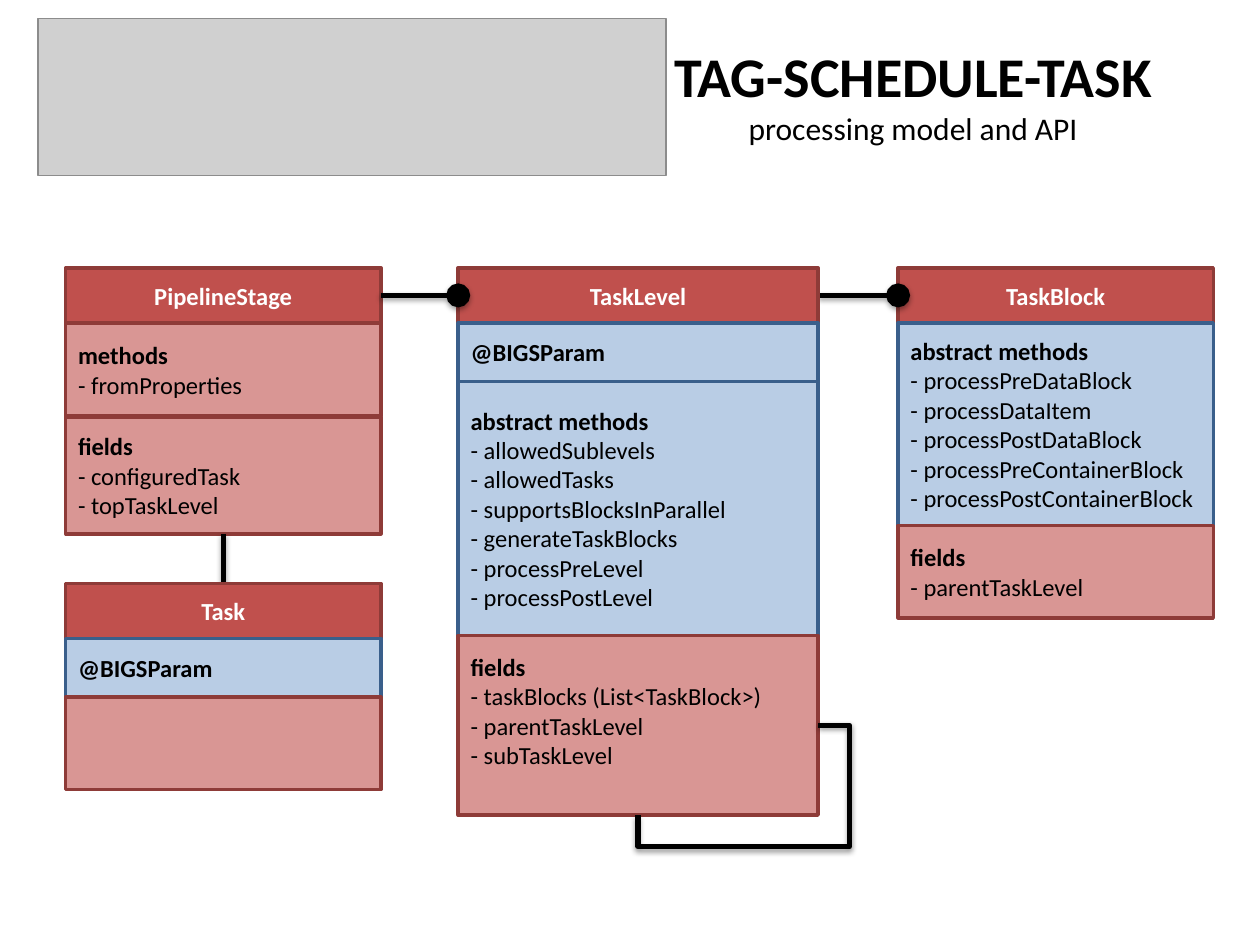
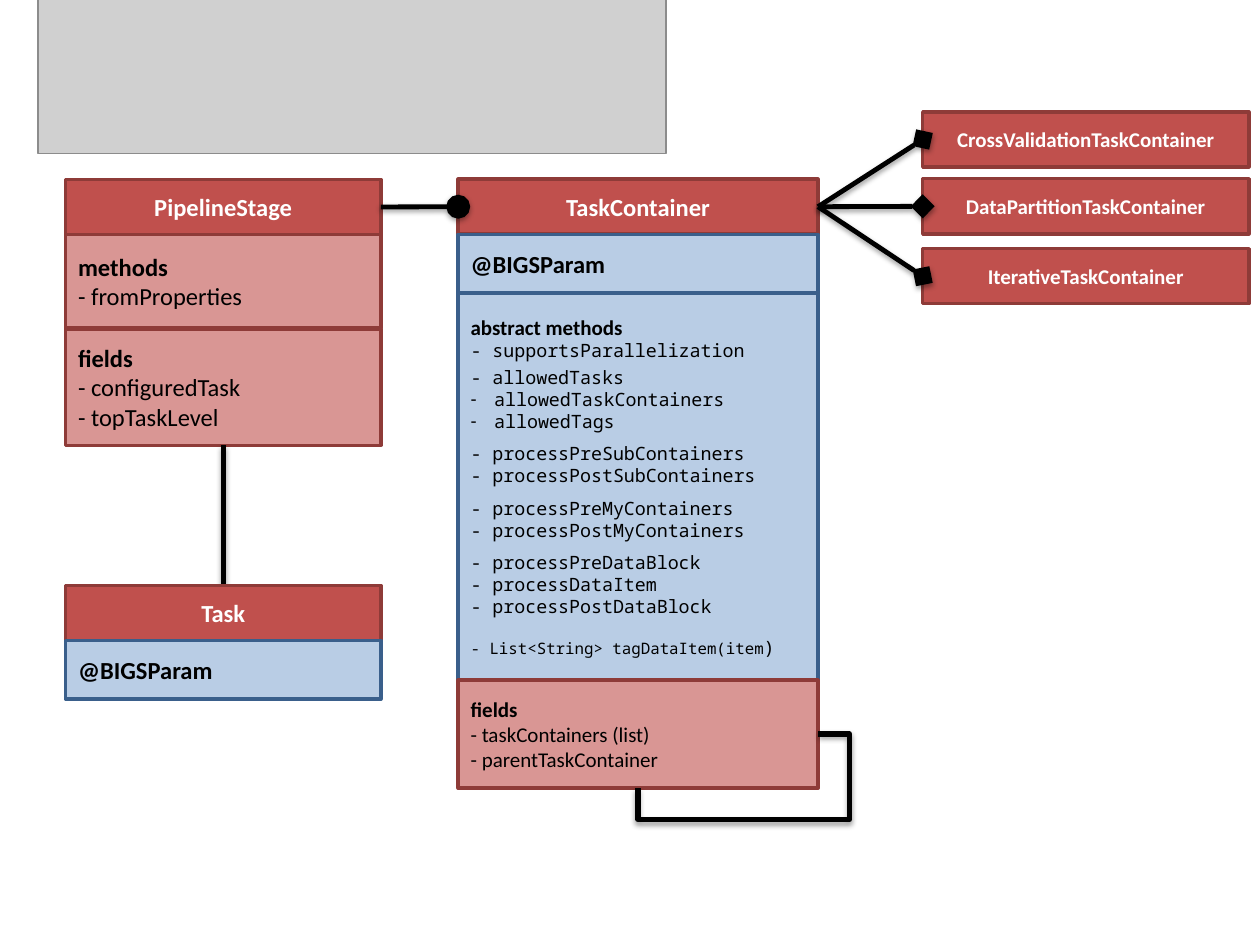
Before and after one commit to 3igs/toolkit, a slide deck: slide 8 of docs/design/TST-api.pptx (slide 4 before the commit). Drawn at 1260x945 pixels with LibreOffice and Linux fonts; fonts in the diff are those of the drawing; grey boxes stand for pictures. Boxes give left, top, right and bottom in pixels: in the first picture for what was removed or moved away, otherwise in the second. Text is boxed around its words. In the diff, an @@ line names an element or a change of style, - is before the commit and + after.

```diff
--- a/docs/design/TST-api.pptx
+++ b/docs/design/TST-api.pptx
@@ picture: place and size @@
-picture at (38, 19, 667, 176)
+picture at (38, 0, 667, 154)
@@ text removed at (674, 60, 1151, 146) @@
-TAG-SCHEDULE-TASK
-processing model and API
@@ rectangle added at (922, 112, 1249, 168), fill #C0504D, outline #8E3B39 2 pt, 12 pt, text #FFFFFF, bold @@
+CrossValidationTaskContainer
@@ arrow moved from (818, 295) - (898, 295) to (818, 207) - (922, 140) @@
@@ arrow (818, 207) - (922, 140): arrowheads changed @@
@@ 5 rectangles, 1 arrow: place and size @@
-5 rectangles, 1 arrow at (66, 268, 819, 534)
+5 rectangles, 1 arrow at (66, 179, 819, 446)
@@ rectangle added at (922, 179, 1249, 234), fill #C0504D, outline #8E3B39 2 pt, 12 pt, text #FFFFFF, bold @@
+DataPartitionTaskContainer
@@ text in rectangle at (566, 199, 710, 216): text changed @@
-TaskLevel
+TaskContainer
@@ arrow added from (818, 207) to (922, 207), #000000 2.75 pt @@
@@ arrow added from (818, 207) to (922, 276), #000000 2.75 pt @@
@@ rectangle removed at (898, 268, 1213, 324) @@
-TaskBlock
@@ rectangle added at (922, 248, 1249, 304), fill #C0504D, outline #8E3B39 2 pt, 12 pt, text #FFFFFF, bold @@
+IterativeTaskContainer
@@ rectangle "abstract methods": place and size @@
-rectangle "abstract methods" at (459, 382, 819, 636)
+rectangle "abstract methods" at (459, 292, 819, 679)
@@ text in rectangle at (471, 320, 624, 384): size 14 to 12 pt in "abstract methods"; size 14 to 10.5 pt, font Calibri to Noto Sans Mono in "- allowedTasks" @@
@@ rectangle removed at (898, 323, 1213, 525) @@
-abstract methods
-- processPreDataBlock
-- processDataItem
-- processPostDataBlock
-- processPreContainerBlock
-- processPostContainerBlock
@@ text in rectangle at (492, 343, 744, 362): text changed; size 14 to 10.5 pt; font Calibri to Noto Sans Mono @@
-- allowedSublevels
+- supportsParallelization
@@ text in rectangle at (490, 392, 763, 658): text changed; size 14 to 10.5 pt; font Calibri to Noto Sans Mono @@
-- supportsBlocksInParallel
-- generateTaskBlocks
-- processPreLevel
-- processPostLevel
+– allowedTaskContainers
+– allowedTags
+- processPreSubContainers
+- processPostSubContainers
+- processPreMyContainers
+- processPostMyContainers
+- processPreDataBlock
+- processDataItem
+- processPostDataBlock
+- List<String> tagDataItem(item)
@@ line moved from (223, 534) - (223, 583) to (223, 446) - (223, 586) @@
@@ rectangle removed at (898, 525, 1213, 617) @@
-fields
-- parentTaskLevel
@@ rectangle "fields": place and size @@
-rectangle "fields" at (459, 635, 819, 815)
+rectangle "fields" at (459, 680, 819, 789)
@@ rectangle removed at (66, 697, 381, 789) @@
@@ text in rectangle at (471, 702, 518, 717): size 14 to 12 pt in "fields" @@
@@ text in rectangle at (482, 727, 658, 771): text changed; size 14 to 12 pt @@
-- taskBlocks (List<TaskBlock>)
-- parentTaskLevel
-- subTaskLevel
+- taskContainers (list)
+- parentTaskContainer
@@ elbow line moved from (818, 726) - (638, 815) to (818, 735) - (638, 788) @@
```
Also in this commit, not shown: 2 other slides changed, 9 slides added, 1 slide removed.
